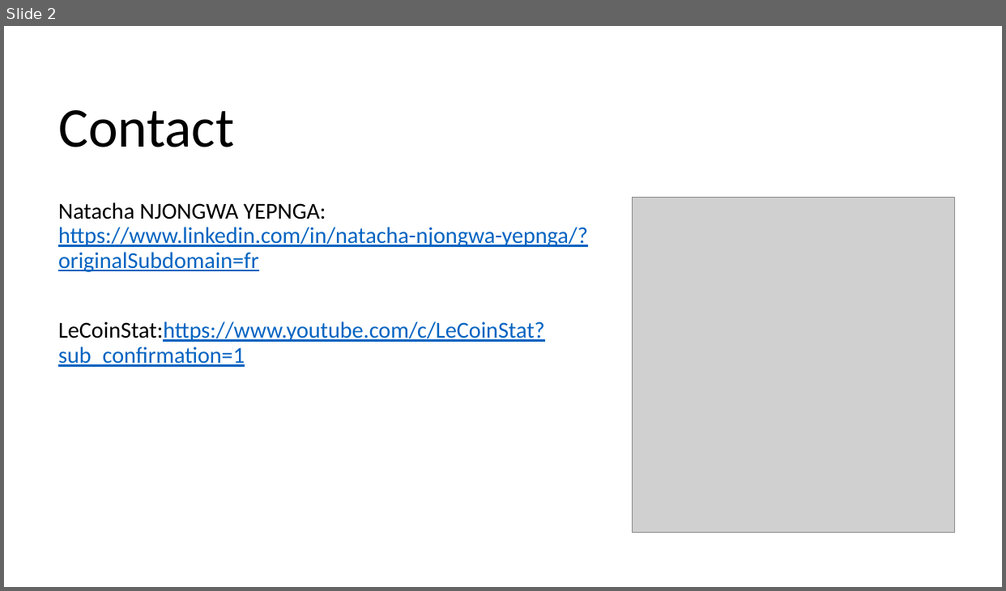
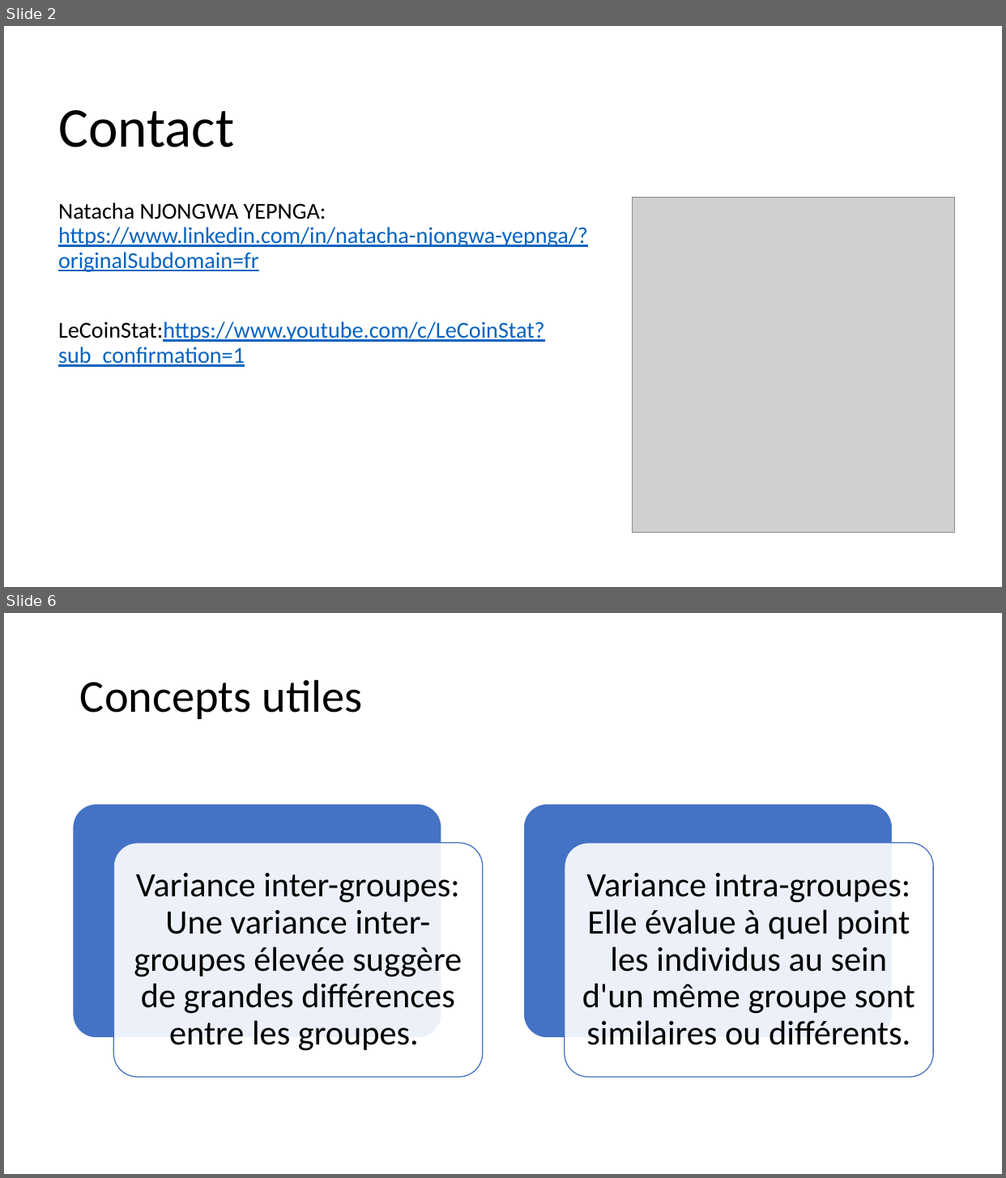
Before and after one commit to LeCoinStat/WAS, a slide deck: WAS20/Présentation1.pptx. Shown one above the other, each under a label of ours: slide 2 before the commit, slides 2 and 6 after it; the slides between them are not shown. The pictures are 1006x591 and 1006x1178 pixels, drawn with LibreOffice and Linux fonts; fonts in the diff are those of the drawing; grey boxes stand for pictures. Boxes give left, top, right and bottom in pixels: in the first picture for what was removed or moved away, otherwise in the second. Text is boxed around its words. In the diff, an @@ line names an element or a change of style, - is before the commit and + after.

```diff
--- a/WAS20/Présentation1.pptx
+++ b/WAS20/Présentation1.pptx
@@ slide 6 added at [4,613,1002,1174], background #FFFFFF @@
@@ title added at [80,679,362,719], 44 pt, text #000000 @@
+Concepts utiles
@@ group added at [73,804,934,1077]: 4 rounded rectangles, 2 texts @@
+Variance inter-groupes: Une variance inter-groupes élevée suggère de grandes différences entre les groupes.
+Variance intra-groupes: Elle évalue à quel point les individus au sein d'un même groupe sont similaires ou différents.
```
Also in this commit, not shown: 16 other slides added, 3 slides removed, 1 other file.
